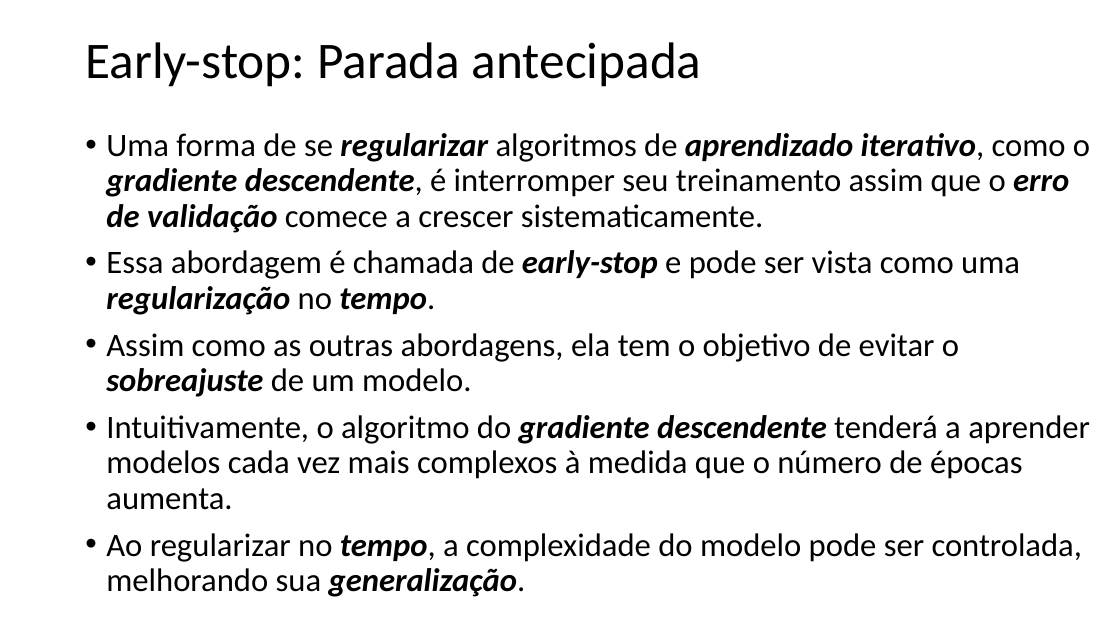
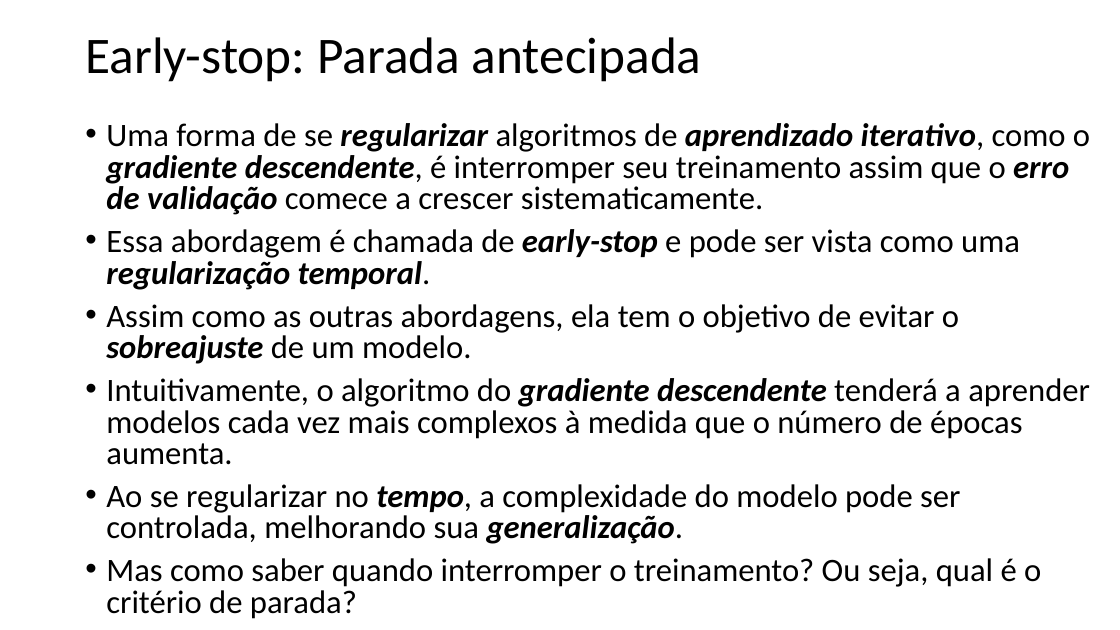
Before and after one commit to zz4fap/t319_aprendizado_de_maquina, a slide deck: slide 12 of slides/T319_Regressão_Linear (Parte VI).pptx. Drawn at 1120x630 pixels with LibreOffice and Linux fonts; fonts in the diff are those of the drawing. Boxes give left, top, right and bottom in pixels: in the first picture for what was removed or moved away, otherwise in the second. Text is boxed around its words. In the diff, an @@ line names an element or a change of style, - is before the commit and + after.

```diff
--- a/slides/T319_Regressão_Linear (Parte VI).pptx
+++ b/slides/T319_Regressão_Linear (Parte VI).pptx
@@ title "Early-stop: Parada antecipada": place and size @@
-title "Early-stop: Parada antecipada" at (85,42,702,87)
+title "Early-stop: Parada antecipada" at (85,37,702,82)
@@ text at (106,123,1090,465): line spacing 0.9 to 0.8 @@
@@ text at (106,229,1020,290): text changed @@
-• Essa abordagem é chamada de early-stop e pode ser vista como uma regularização no tempo.
+• Essa abordagem é chamada de early-stop e pode ser vista como uma regularização temporal.
@@ text at (106,484,1041,619): text changed @@
-• Ao regularizar no tempo, a complexidade do modelo pode ser controlada, melhorando sua generalização.
+• Ao se regularizar no tempo, a complexidade do modelo pode ser controlada, melhorando sua generalização.
+• Mas como saber quando interromper o treinamento? Ou seja, qual é o critério de parada?
```
Also in this commit, not shown: 8 other slides changed, 1 other file.
